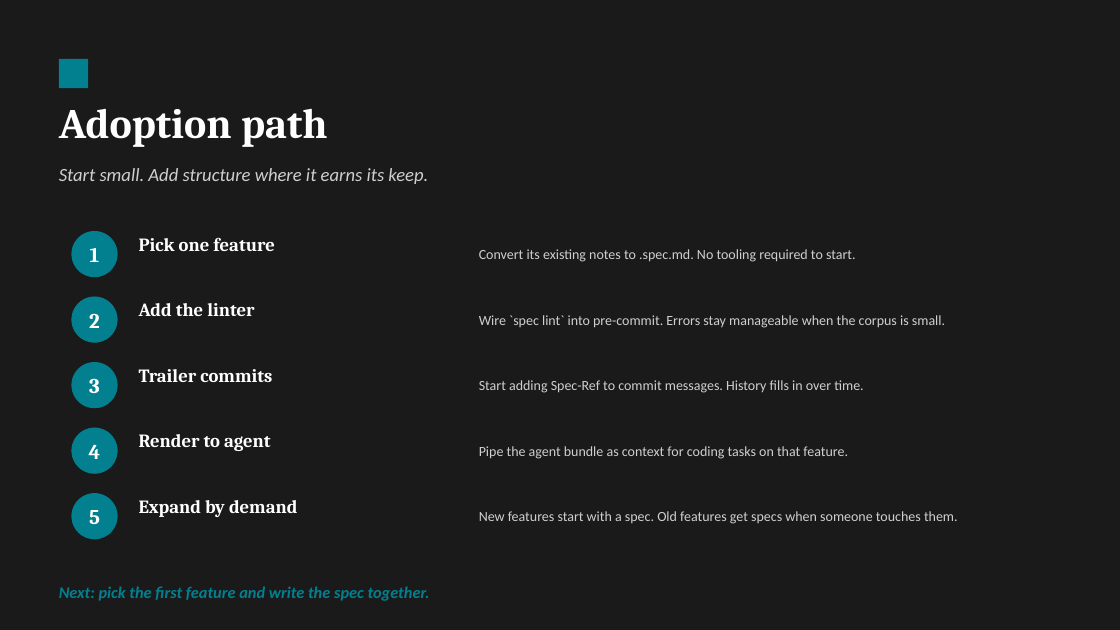
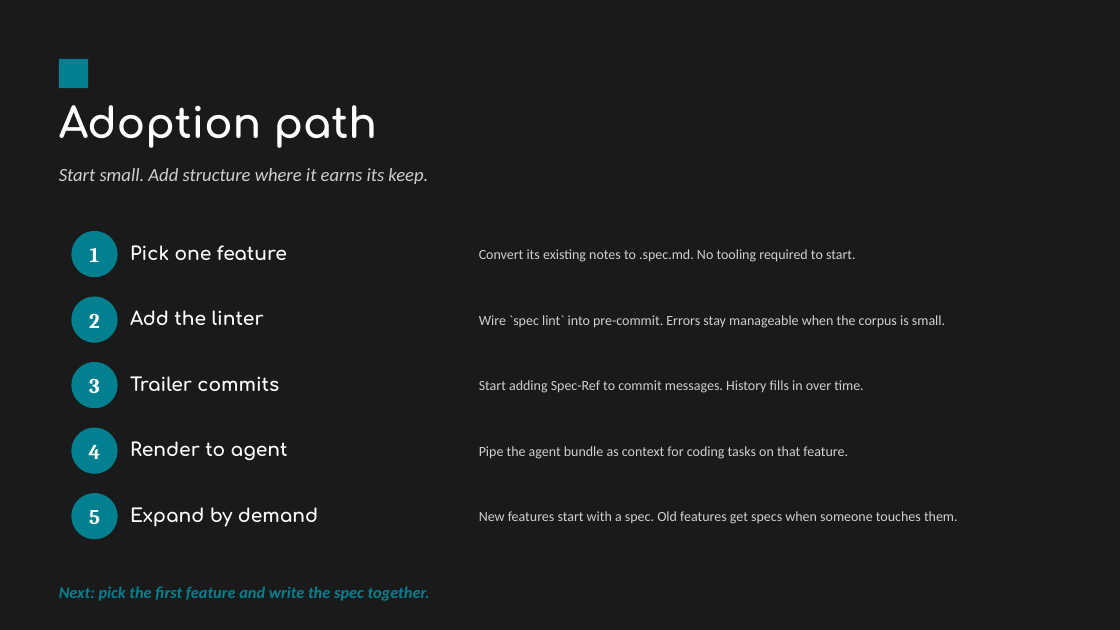
Before and after one commit to daedal-one/forge-spec, a slide deck: slide 12 of specs-format-presentation.pptx. Drawn at 1120x630 pixels with LibreOffice and Linux fonts; fonts in the diff are those of the drawing. Boxes give left, top, right and bottom in pixels: in the first picture for what was removed or moved away, otherwise in the second. Text is boxed around its words. In the diff, an @@ line names an element or a change of style, - is before the commit and + after.

Commit message:
docs: switch presentation to Comfortaa font

```diff
--- a/specs-format-presentation.pptx
+++ b/specs-format-presentation.pptx
@@ font Cambria to Comfortaa in 6 elements at (59, 105, 377, 148), (130, 245, 287, 260), (130, 310, 264, 325), (130, 376, 279, 391), (130, 441, 288, 461), (130, 507, 318, 527) @@
@@ 5 texts: place and size @@
-5 texts at (139, 237, 297, 517)
+5 texts at (130, 245, 318, 527)
```
Also in this commit, not shown: 11 other slides changed.
